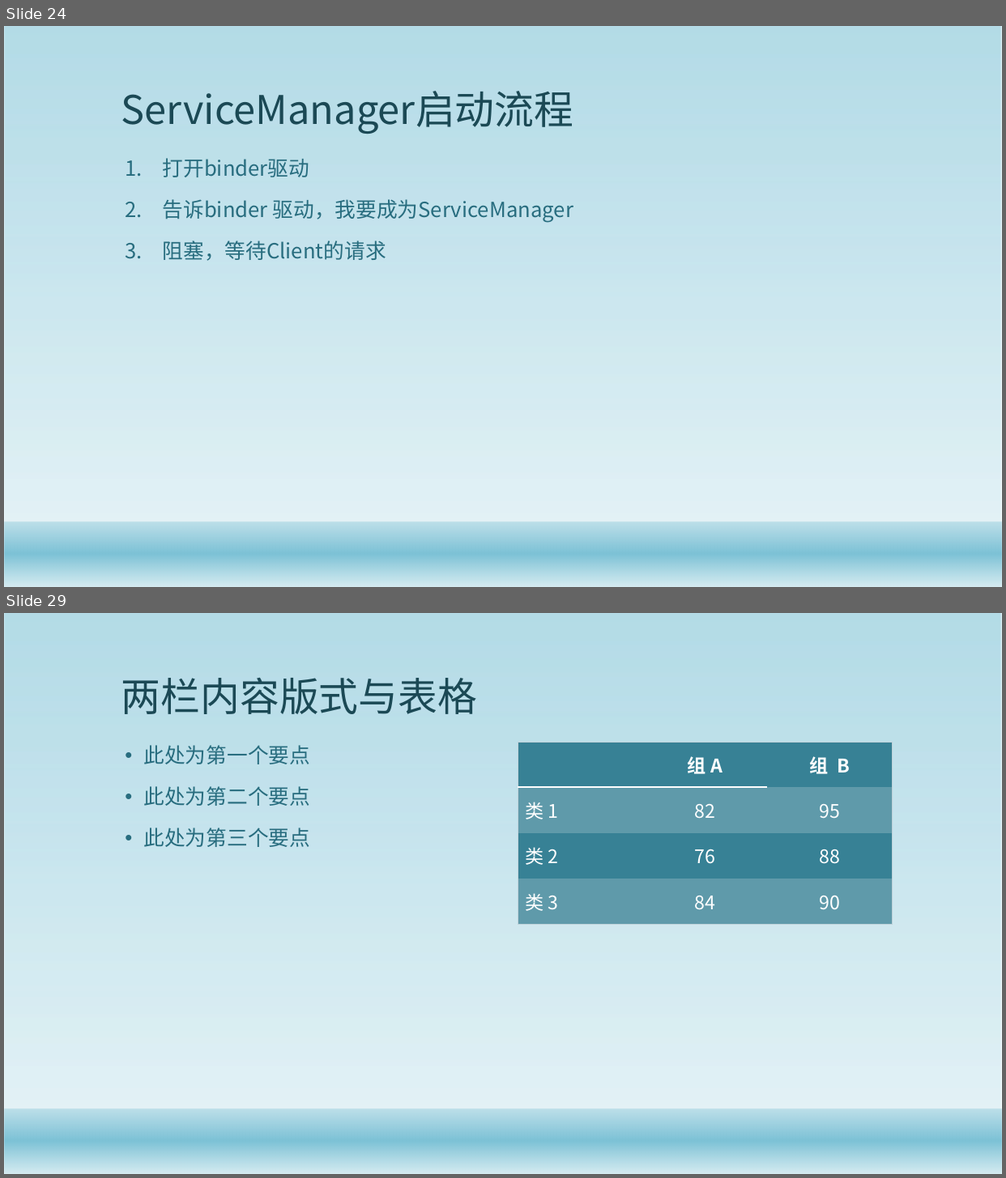
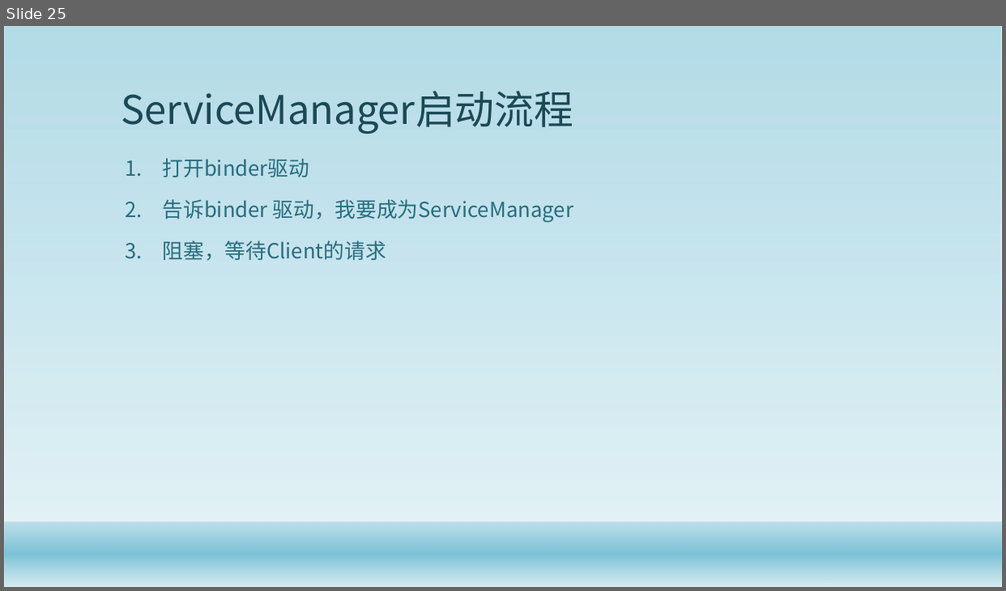
Before and after one commit to gaozhuo/binder-, a slide deck: 技术分享.pptx. Shown one above the other, each under a label of ours: slides 24 and 29 before the commit, slide 25 after it; the slides between them are not shown. The pictures are 1006x1178 and 1006x591 pixels, drawn with LibreOffice and Linux fonts; fonts in the diff are those of the drawing; background and template pictures are left out. Boxes give left, top, right and bottom in pixels: in the first picture for what was removed or moved away, otherwise in the second. Text is boxed around its words. In the diff, an @@ line names an element or a change of style, - is before the commit and + after.

```diff
--- a/技术分享.pptx
+++ b/技术分享.pptx
@@ slide 29 removed at [4,613,1002,1174], background #FFFFFF; not listed: 2 template elements that a slide beside it also shows @@
@@ title removed at [121,678,477,714] @@
-两栏内容版式与表格
@@ text removed at [143,745,310,847] @@
-• 此处为第一个要点
-• 此处为第二个要点
-• 此处为第三个要点
@@ table removed at [518,742,893,924], 4 rows, 3 columns @@
- | 组 A | 组 B
-类 1 | 82 | 95
-类 2 | 76 | 88
-类 3 | 84 | 90
@@ what was slide 24 is now slide 25 @@
```
Also in this commit, not shown: 4 slides changed, 14 slides added, 16 other slides removed, 10 other files.
